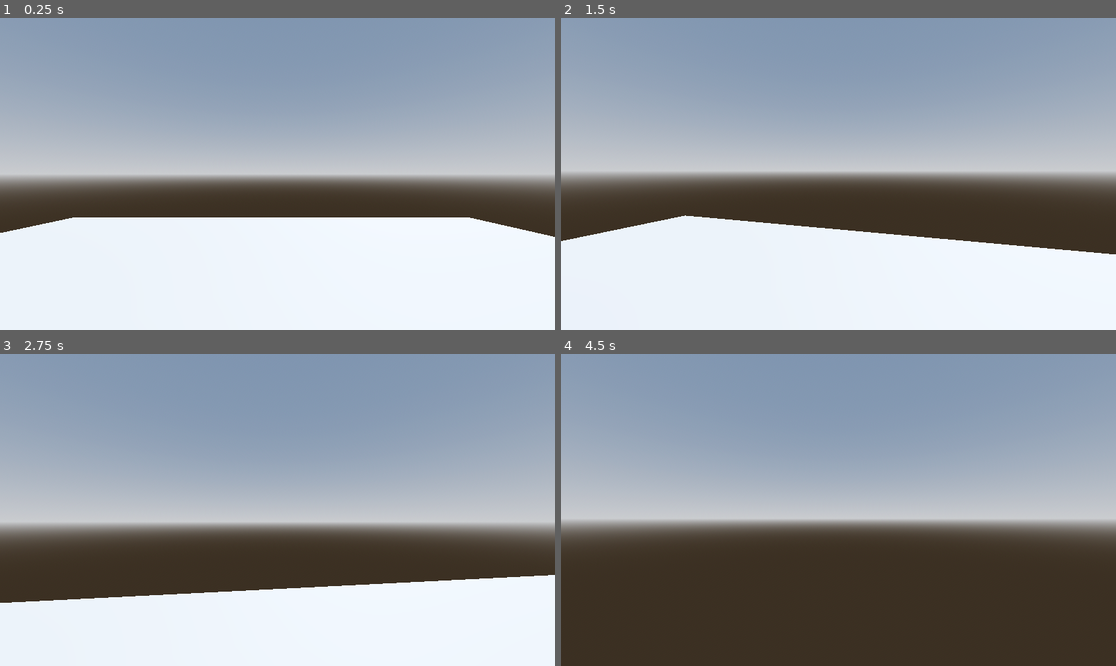
Above: before the commit, frames 1-4 (two rows, left to right).
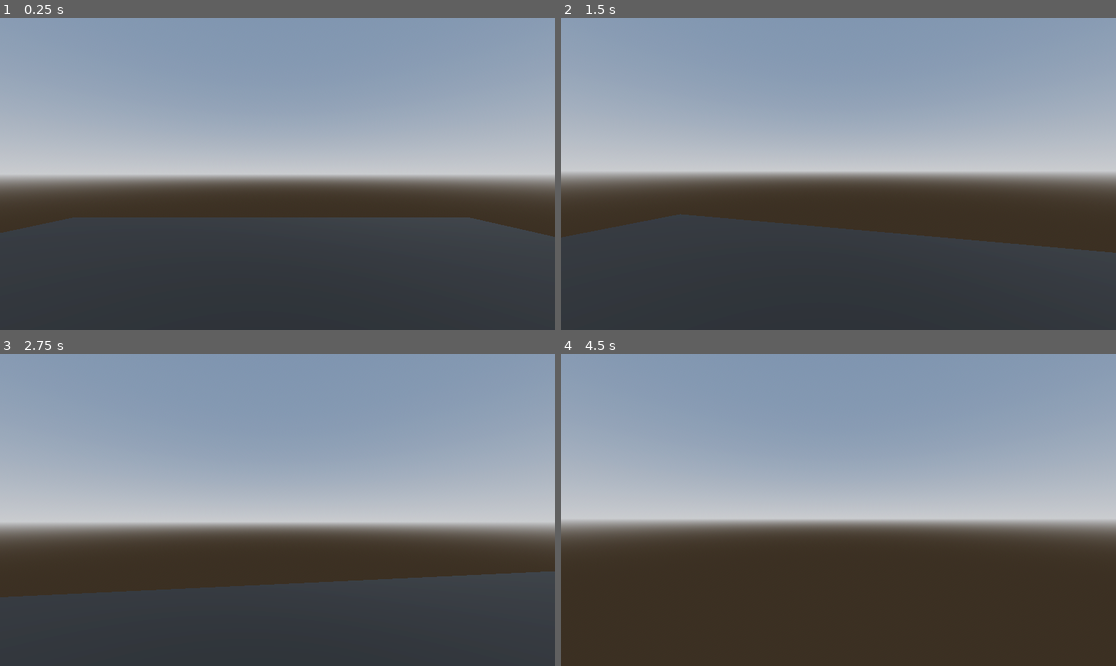
Above: after the commit, the same moments.

Repository: DudeDev00/fps-movement
Game: Godot game, scene res://test-scene/test_scene.tscn
Same seed, same stepped clock (60 frames per second), same inputs: the game is played once before the commit and once after it.
Inputs (mouse positions are in pixels of both pictures, inside the frame that each line leads up to):
- Up to frame 1 (0.25 s): no input
- Up to frame 2 (1.5 s): tap Enter at 0.5 s; move the mouse to (866, 174) at 0.52 s; hold Up (up) from 0.53 s (still down); tap Space (jump) at 0.77 s; move the mouse to (810, 174) at 1.27 s
- Up to frame 3 (2.75 s): keep holding Up (up); tap Space (jump) at 1.52 s; move the mouse to (288, 503) at 2.02 s
- Up to frame 4 (4.5 s): keep holding Up (up); move the mouse to (832, 516) at 2.77 s; tap Space (jump) at 3.02, 3.77, 4.25 s; move the mouse to (877, 513) at 3.52 s; move the mouse to (794, 506) at 4.27 s

The runs differ from the first frame. In frame 1, 35% of the frame differs, in the area x 0-100%, y 63-100%; in frame 2, 31%; in frame 3, 26%; in frame 4, less than 0.1%.

Commit message:
Player Moves in looking direction

Diff:
--- a/player/camera.gd
+++ b/player/camera.gd
@@ -1,4 +1,7 @@
 extends Camera3D
+
+@onready var player : CharacterBody3D = get_parent()
+var offset : Vector3 = position
 
 var look_input : Vector2 = Vector2()
 @export var turn_rate : float = 200
@@ -10,6 +13,9 @@
 # Called when the node enters the scene tree for the first time.
 func _ready() -> void:
 	Input.mouse_mode = Input.MOUSE_MODE_CAPTURED
+
+func _physics_process(delta: float) -> void:
+	position = player.position + offset
 
 # Called every frame. 'delta' is the elapsed time since the previous frame.
 func _process(delta: float) -> void:
--- a/player/player.gd
+++ b/player/player.gd
@@ -3,6 +3,8 @@
 
 const SPEED = 5.0
 const JUMP_VELOCITY = 4.5
+
+@onready var camera : Camera3D = $camera
 
 
 func _physics_process(delta: float) -> void:
@@ -17,7 +19,8 @@
 	# Get the input direction and handle the movement/deceleration.
 	# As good practice, you should replace UI actions with custom gameplay actions.
 	var input_dir := Input.get_vector("left", "right", "up", "down")
-	var direction := (transform.basis * Vector3(input_dir.x, 0, input_dir.y)).normalized()
+	var direction := camera.global_basis * Vector3(input_dir.x, 0, input_dir.y)
+	direction = Vector3(direction.x, 0, direction.z).normalized() * input_dir.length()
 	if direction:
 		velocity.x = direction.x * SPEED
 		velocity.z = direction.z * SPEED
--- a/player/player.tscn
+++ b/player/player.tscn
@@ -14,5 +14,6 @@
 shape = SubResource("CapsuleShape3D_kqu6x")
 
 [node name="camera" type="Camera3D" parent="."]
-transform = Transform3D(1, 0, 0, 0, 0.99999994, 0, 0, 0, 0.99999994, 0, 0.8, 0)
+transform = Transform3D(1, 0, 0, 0, 1, 0, 0, 0, 1, 0, 0.8, 0)
+top_level = true
 script = ExtResource("2_rkbax")
--- a/test-scene/test_scene.tscn
+++ b/test-scene/test_scene.tscn
@@ -14,6 +14,9 @@
 sky = SubResource("Sky_jmkt4")
 tonemap_mode = 2
 glow_enabled = true
+
+[sub_resource type="StandardMaterial3D" id="StandardMaterial3D_brww5"]
+albedo_color = Color(0, 0, 0, 1)
 
 [node name="testScene" type="Node3D"]
 
@@ -33,6 +36,7 @@
 [node name="CSGBox3D" type="CSGBox3D" parent="CSGCombiner3D"]
 transform = Transform3D(1, 0, 0, 0, 1, 0, 0, 0, 1, -0.5, -0.5, 0)
 size = Vector3(32, 1, 33)
+material = SubResource("StandardMaterial3D_brww5")
 
 [node name="CSGBox3D2" type="CSGBox3D" parent="CSGCombiner3D"]
 transform = Transform3D(-4.371139e-08, -1, 0, 1, -4.371139e-08, 0, 0, 0, 1, -1, 0.49999997, 3)
Not shown: 1 places in test-scene/test_scene.tscn that only renumber resources
